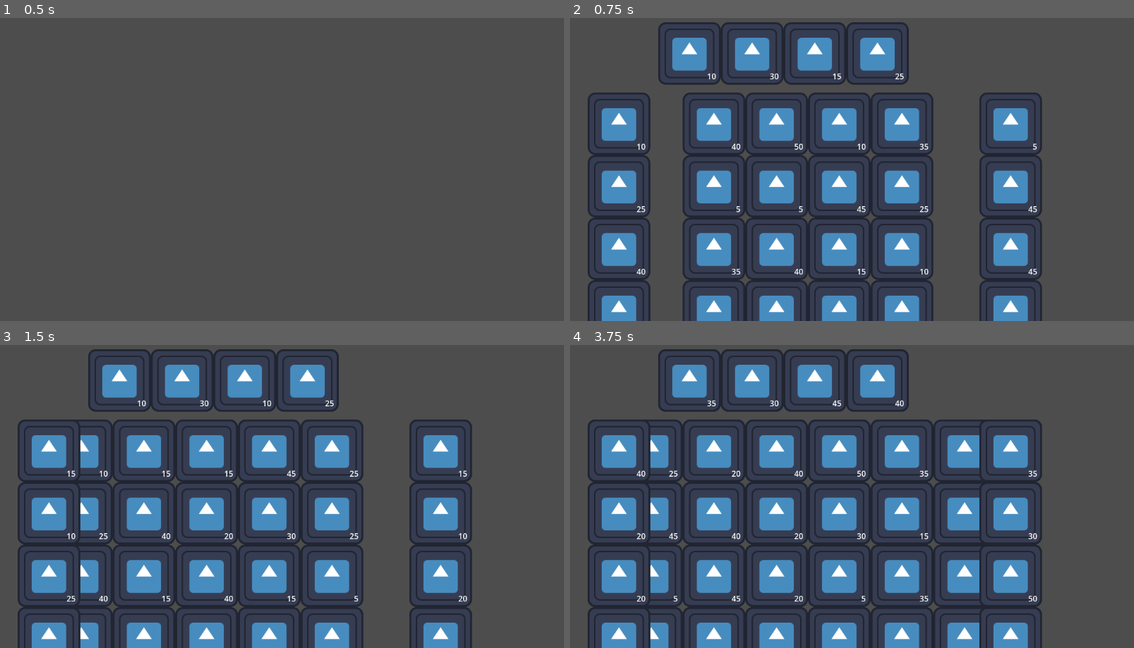
Above: before the commit, frames 1-4 (two rows, left to right).
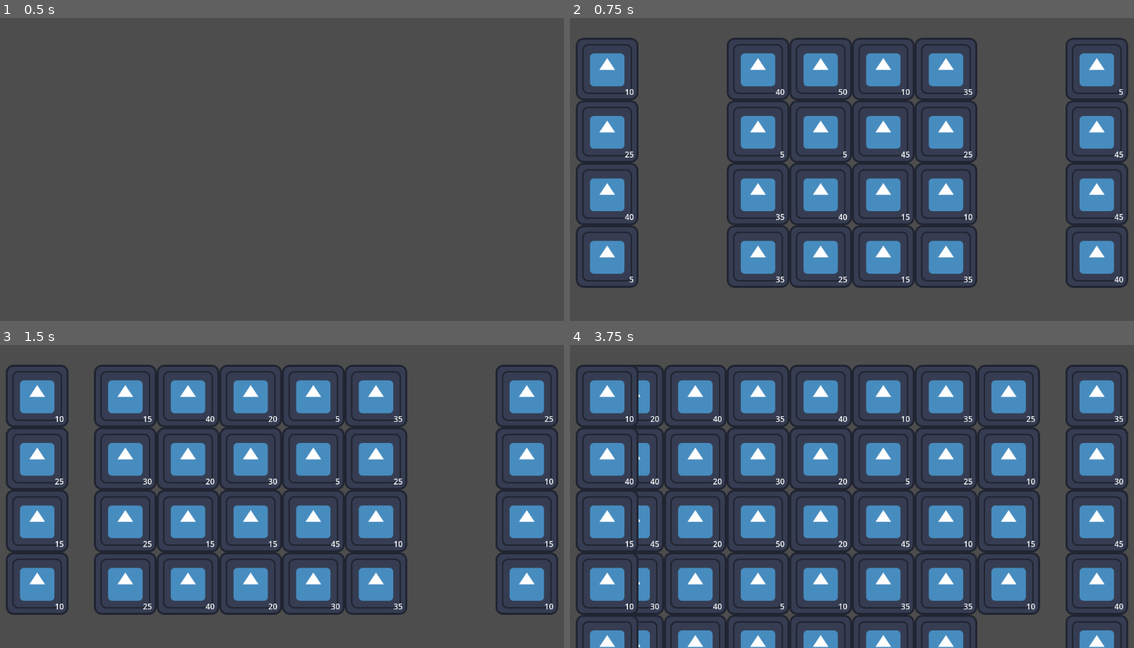
Above: after the commit, the same moments.

Repository: craigmjohnston/ld55
Game: Godot game, scene res://node_2d.tscn
The game is run twice, just before and just after one commit, with the same random seed, the same clock (stepped at 60 frames per second) and the same inputs. The engine's default icon, where the game draws it, is replaced by a stand-in: a white triangle on a blue panel in a dark square.
Inputs:
- Up to frame 1 (0.5 s): no input
- Up to frame 2 (0.75 s): tap Enter at 0.5 s; hold Right (right_upnext) from 0.53 s (still down); hold Space (new_tile) from 0.53 s (still down)
- Up to frame 3 (1.5 s): release Right (right_upnext) at 1.28 s; release Space (new_tile) at 1.28 s; hold Left (left_upnext) from 1.28 s (still down); tap Space (new_tile) at 1.35 s
- Up to frame 4 (3.75 s): tap Enter at 2, 3.5 s; release Left (left_upnext) at 2.03 s; hold Right (right_upnext) 2.03-2.78 s; hold Space (new_tile) 2.03-2.78 s; hold Down (bottom_upnext) 2.78-3.53 s; tap Space (new_tile) at 2.85 s; hold Left (left_upnext) from 3.53 s (still down); hold Space (new_tile) from 3.53 s (still down)

Frame 1 is identical in both runs. In frame 2, 42% of the frame differs, in the area x 1-99%, y 1-100%; in frame 3, 45%; in frame 4, 48%.
Error before the commit: Out of bounds get index '0' (on base: 'Array') (res://Board.gd:102)
Error after the commit: Out of bounds get index '0' (on base: 'Array') (res://Board.gd:111)

Commit message:
Grow UpNexts + Center everything
Closes LD55-14
Closes LD55-15

Diff:
--- a/Board.gd
+++ b/Board.gd
@@ -15,13 +15,14 @@
 var bottom_count: int
 
 var enabled: bool = true
+var init: bool = false
 
 enum SIDE { LEFT, RIGHT, TOP, BOTTOM }
 
 func disable():
 	enabled = false
-	for i in range(0, get_child_count()):
-		get_child(i).queue_free()
+	for child in get_children():
+		child.queue_free()
 
 func is_full(side: SIDE):
 	match side:
@@ -35,27 +36,33 @@
 			return bottom_count >= max_dimensions.y/2
 
 func set_tiles(tiles: Array):
+	dimensions = Vector2i(tiles.size(), tiles[0].size())
+
+	if !init:
+		init_board()
+
+	for x in dimensions.x:
+		x = -left_count+x+1
+		for y in dimensions.y:
+			y = -top_count+y+1
+			var stats = tiles[x][y]
+			new_tile(stats, x, y)
+			self.tiles[x][y] = stats
+
+func init_board():
 	# intialise the tile array
 	self.tiles = []
 	self.tiles.resize(max_dimensions.x)
 	for x in max_dimensions.x:
 		self.tiles[x] = []
 		self.tiles[x].resize(max_dimensions.y)
-	dimensions = Vector2i(tiles.size(), tiles[0].size())
-
-	# instantiate the tiles
-	for x in dimensions.x:
-		x -= dimensions.x/2
-		for y in dimensions.y:
-			y -= dimensions.y/2
-			var stats = tiles[x][y]
-			new_tile(stats, x, y)
-			self.tiles[x][y] = stats
 
 	left_count = dimensions.x/2+1
 	top_count = dimensions.y/2+1
 	right_count = dimensions.x/2
 	bottom_count = dimensions.y/2
+
+	init = true
 
 func new_tile(stats: TileStats, x: int, y: int):
 	var i = tile_scn.instantiate()
@@ -75,6 +82,7 @@
 		bottom_count += 1
 	else:
 		top_count += 1
+	dimensions.y += 1
 
 func get_row(index: int):
 	var out: Array[TileStats] = []
@@ -95,6 +103,7 @@
 		right_count += 1
 	else:
 		left_count += 1
+	dimensions.x += 1
 
 func get_column(index: int):
 	var out: Array[TileStats] = []
--- a/Game Manager.gd
+++ b/Game Manager.gd
@@ -17,28 +17,24 @@
 		start()
 	if event.is_action_pressed("right_upnext"):
 		if !upnext_right.enabled:
-			print_debug("disabled")
 			return
 		var upnext = upnext_right.get_column(0)
 		board.add_column(upnext, true)
 		end_turn()
 	if event.is_action_pressed("left_upnext"):
 		if !upnext_left.enabled:
-			print_debug("disabled")
 			return
 		var upnext = upnext_left.get_column(0)
 		board.add_column(upnext, false)
 		end_turn()
 	if event.is_action_pressed("top_upnext"):
 		if !upnext_top.enabled:
-			print_debug("disabled")
 			return
 		var upnext = upnext_top.get_row(0)
 		board.add_row(upnext, false)
 		end_turn()
 	if event.is_action_pressed("bottom_upnext"):
 		if !upnext_bottom.enabled:
-			print_debug("disabled")
 			return
 		var upnext = upnext_bottom.get_row(0)
 		board.add_row(upnext, true)
@@ -53,27 +49,41 @@
 func start_turn():
 	var tiles: Array
 
+	upnext_left.top_count = board.top_count
+	upnext_left.bottom_count = board.bottom_count
+
+	upnext_right.top_count = board.top_count
+	upnext_right.bottom_count = board.bottom_count
+
+	upnext_top.left_count = board.left_count
+	upnext_top.right_count = board.right_count
+
+	upnext_bottom.left_count = board.left_count
+	upnext_bottom.right_count = board.right_count
+
 	# upnext - right
 	if upnext_right.enabled:
 		tiles = generate_tiles(1, board.dimensions.y)
 		upnext_right.set_tiles(tiles)
 
 	# upnext - left
-	if upnext_right.enabled:
+	if upnext_left.enabled:
 		tiles = generate_tiles(1, board.dimensions.y)
 		upnext_left.set_tiles(tiles)
 
 	# upnext - top
-	if upnext_right.enabled:
+	if upnext_top.enabled:
 		tiles = generate_tiles(board.dimensions.x, 1)
 		upnext_top.set_tiles(tiles)
 
 	# upnext - bottom
-	if upnext_right.enabled:
+	if upnext_bottom.enabled:
 		tiles = generate_tiles(board.dimensions.x, 1)
 		upnext_bottom.set_tiles(tiles)
 
 func end_turn():
+
+
 	if upnext_left.enabled && board.is_full(Board.SIDE.LEFT):
 		upnext_left.disable()
 	if upnext_right.enabled && board.is_full(Board.SIDE.RIGHT):
--- a/node_2d.tscn
+++ b/node_2d.tscn
@@ -6,39 +6,41 @@
 
 [node name="Node2D" type="Node2D"]
 
+[node name="Camera2D" type="Camera2D" parent="."]
+
 [node name="Game Manager" type="Node" parent="."]
 script = ExtResource("1_3sv4e")
 
 [node name="Board" type="Node2D" parent="Game Manager"]
-position = Vector2(550, 500)
+position = Vector2(64, 64)
 script = ExtResource("3_7wchs")
 tile_scn = ExtResource("1_msytn")
 max_dimensions = Vector2i(10, 10)
 tile_size = Vector2(128, 128)
 
 [node name="UpNextLeft" type="Node2D" parent="Game Manager"]
-position = Vector2(100, 500)
+position = Vector2(-500, 64)
 script = ExtResource("3_7wchs")
 tile_scn = ExtResource("1_msytn")
 max_dimensions = Vector2i(1, 10)
 tile_size = Vector2(128, 128)
 
 [node name="UpNextRight" type="Node2D" parent="Game Manager"]
-position = Vector2(900, 500)
+position = Vector2(500, 64)
 script = ExtResource("3_7wchs")
 tile_scn = ExtResource("1_msytn")
 max_dimensions = Vector2i(1, 10)
 tile_size = Vector2(128, 128)
 
 [node name="UpNextTop" type="Node2D" parent="Game Manager"]
-position = Vector2(500, 100)
+position = Vector2(64, -500)
 script = ExtResource("3_7wchs")
 tile_scn = ExtResource("1_msytn")
 max_dimensions = Vector2i(10, 1)
 tile_size = Vector2(128, 128)
 
 [node name="UpNextBottom" type="Node2D" parent="Game Manager"]
-position = Vector2(500, 900)
+position = Vector2(64, 500)
 script = ExtResource("3_7wchs")
 tile_scn = ExtResource("1_msytn")
 max_dimensions = Vector2i(10, 1)
